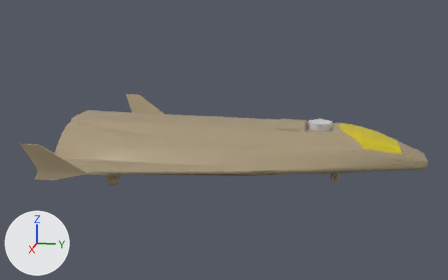
Renders of the COLLADA model cygnet/cygnet.dae from each side of a commit.
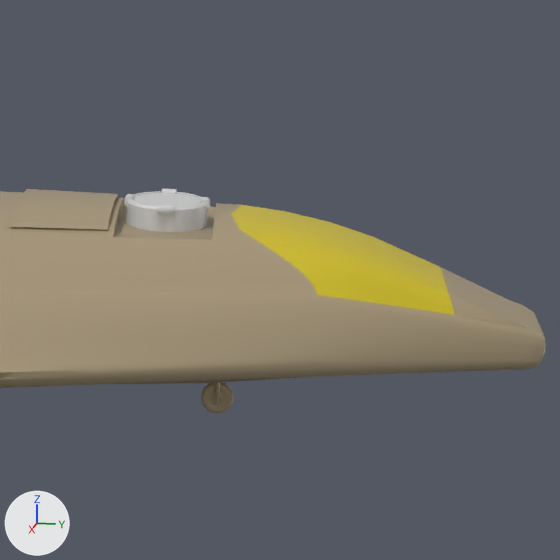
There are two pictures of each version: one whole from a camera (50 mm lens) standing at (27.06, 4.55, 6.67) and looking at (0.09, -0.84, -0.08), one close up on the part from 61% to 96% of the width and 23% to 80% of the height. Lighting does not change. The marker at lower left points along +X, +Y and +Z. Where no turn or scale is listed for an object, it has been applied to the vertices. Vertices at the same position are counted once.

Names of what the first close-up shows: 'Body', 'Canope', 'DockingColarCover', 'Docking_Colar', 'FrontGear'.
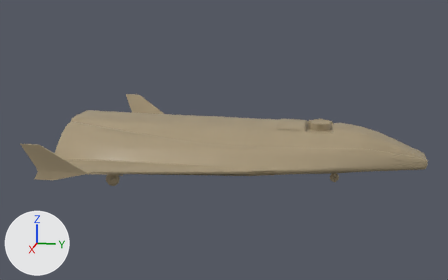
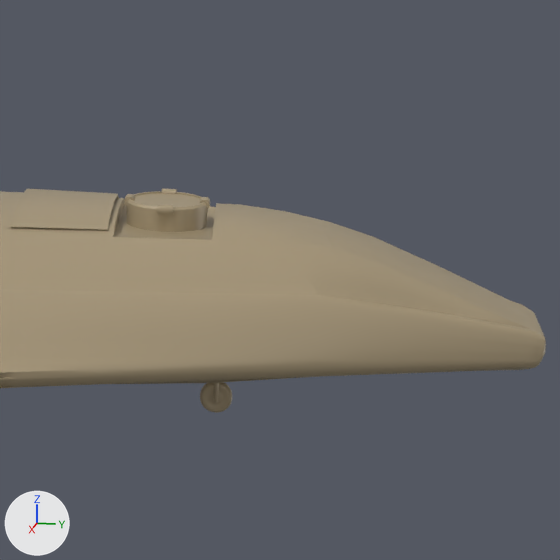
Boxes (x1, y1, x2, y2) around the edits, measured in the close-ups (560 x 560 px; the box of a moved part takes in the faces that stretch with it):
part 1 of me_circle_000, recoloured
    both: (124, 189, 210, 232)
part 2 of me_circle_001, built on
    before: (318, 295, 537, 366)
    after: (231, 205, 539, 361)
part 3 of me_circle_005, moved or reshaped
    before: (231, 205, 450, 296)
    after: (276, 222, 450, 296)
part 4 of me_circle_005, recoloured
    both: (277, 246, 455, 315)

The edits, one by one:
me_circle_001 is used by ob_body; location (0.0, 0.0, 0.0).
me_circle_001 had 2203 vertices, 2204 faces and spanned x -5.9..5.9, y -8.0..8.0, z -0.9..0.9.
me_circle_001 now has 2224 vertices, 2222 faces and spans x -5.9..5.9, y -8.0..8.0, z -0.9..0.9.
me_circle_001 part 2: 7 vertices moved within x -1.2..1.2, y 6.0..8.0, z -0.7..0.0; 21 vertices added at x -0.9..0.9, y 4.8..6.9, z 0.1..0.7.
me_circle_000 is used by ob_docking_colar; location (0.0, 0.0, 0.2).
me_circle_000 had 264 vertices, 228 faces and spanned x -0.528..0.528, y 2.932..3.988, z 0.356..0.777.
me_circle_000 now has 264 vertices, 226 faces and spans x -0.528..0.528, y 2.932..3.988, z 0.356..0.777.
me_circle_000 part 1: 226 faces spanning x -0.528..0.528, y 2.932..3.988, z 0.356..0.777 switch from mat_material (light grey #d1d1d1) to mat_body (beige #a69678).
me_circle_005 is used by ob_canope; location (0.0, 0.0, 0.0).
me_circle_005 had 81 vertices, 62 faces and spanned x -1.36..1.36, y 4.25..6.92, z -0.13..0.8.
me_circle_005 now has 84 vertices, 60 faces and spans x -1.36..1.36, y 4.8..6.92, z -0.13..0.62.
Part 3, on me_circle_005:
11 vertices are removed from x -0.9..0.9, y 4.25..6.85, z 0.1..0.8.
18 faces are deleted.
14 vertices are added at x -0.68..0.68, y 5.4..6.85, z 0.1..0.62.
16 new faces join them.
me_circle_005 part 4: 44 faces spanning x -1.36..1.36, y 4.8..6.92, z -0.13..0.62 switch from mat_material_001 (yellow #d1bf1d) to mat_body (beige #a69678).
